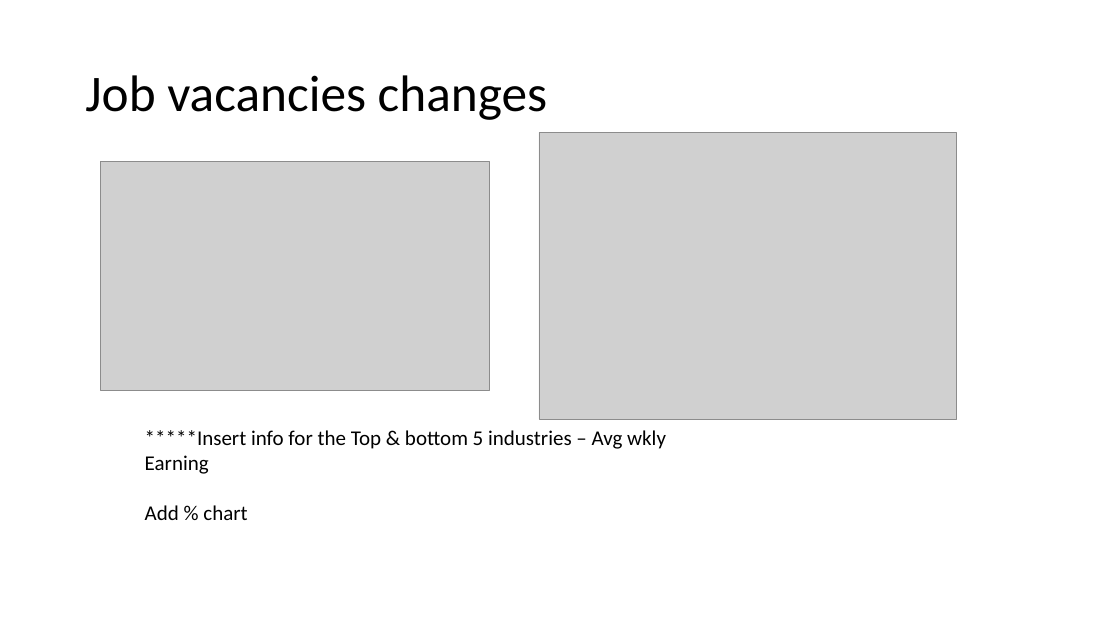
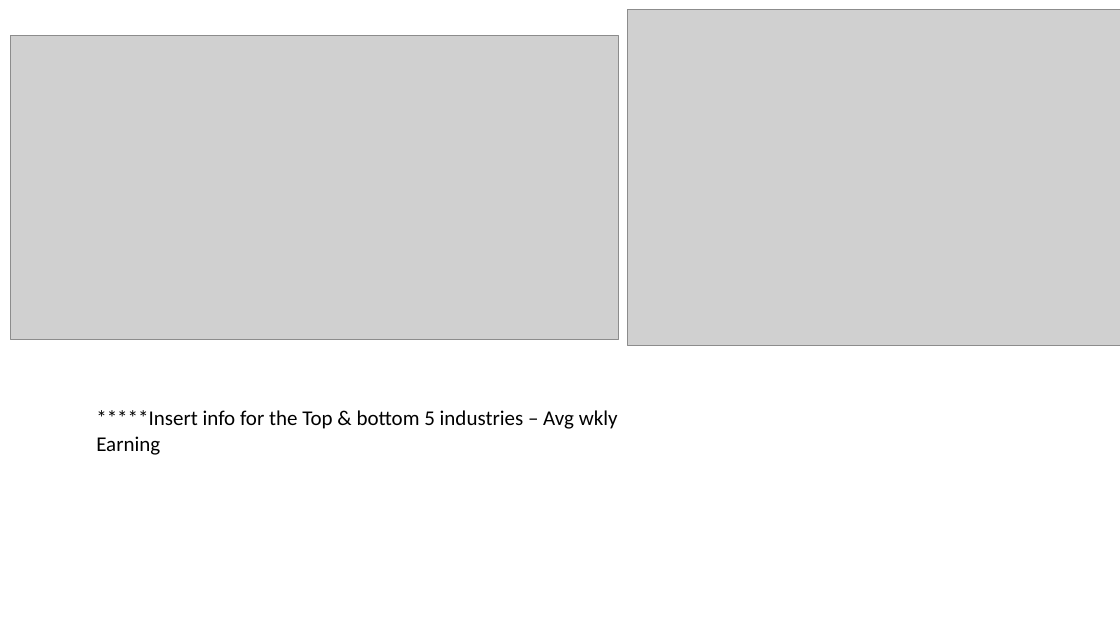
Before and after one commit to CarmenK2/GroupProject1, a slide deck: slide 11 of Presentation_ppt.pptx (slide 9 before the commit). Drawn at 1120x630 pixels with LibreOffice and Linux fonts; fonts in the diff are those of the drawing; grey boxes stand for pictures. Boxes give left, top, right and bottom in pixels: in the first picture for what was removed or moved away, otherwise in the second. Text is boxed around its words. In the diff, an @@ line names an element or a change of style, - is before the commit and + after.

```diff
--- a/Presentation_ppt.pptx
+++ b/Presentation_ppt.pptx
@@ picture added at [628,9,1120,345] @@
@@ picture added at [11,36,618,339] @@
@@ title removed at [85,75,547,120] @@
-Job vacancies changes
@@ picture removed at [539,133,957,419] @@
@@ picture removed at [101,161,489,390] @@
@@ text "*****Insert info for the Top ...": place and size @@
-text "*****Insert info for the Top ..." at [145,430,666,520]
+text "*****Insert info for the Top ..." at [96,410,618,455]
@@ text at [145,505,247,520]: paragraph removed @@
-Add % chart
```
Also in this commit, not shown: 2 other slides changed, 8 slides added, 6 slides removed, 2 other files.
